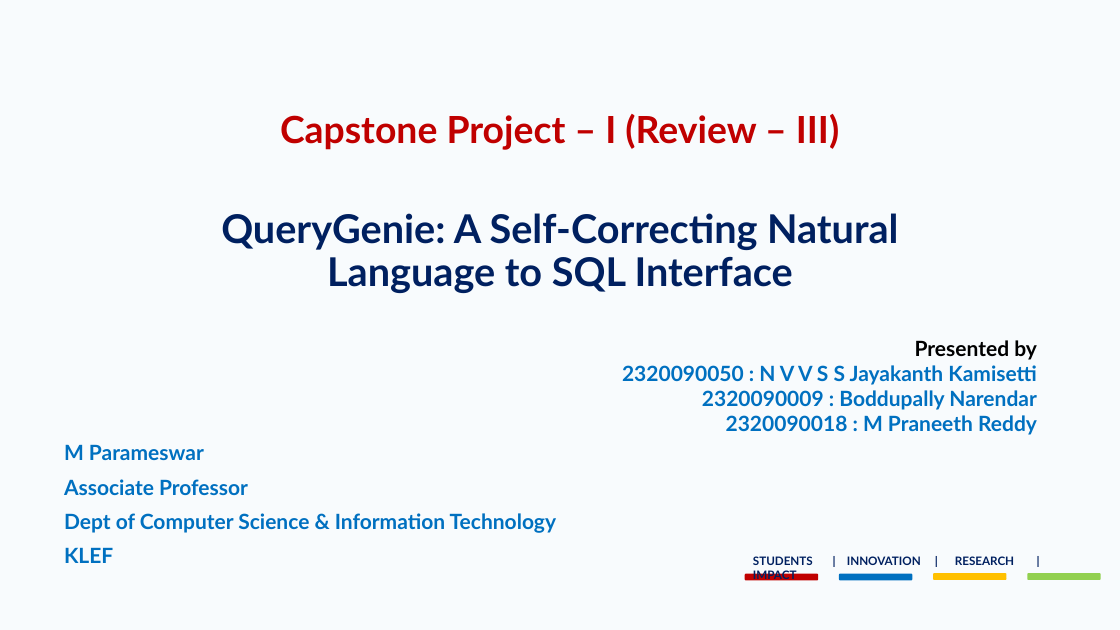
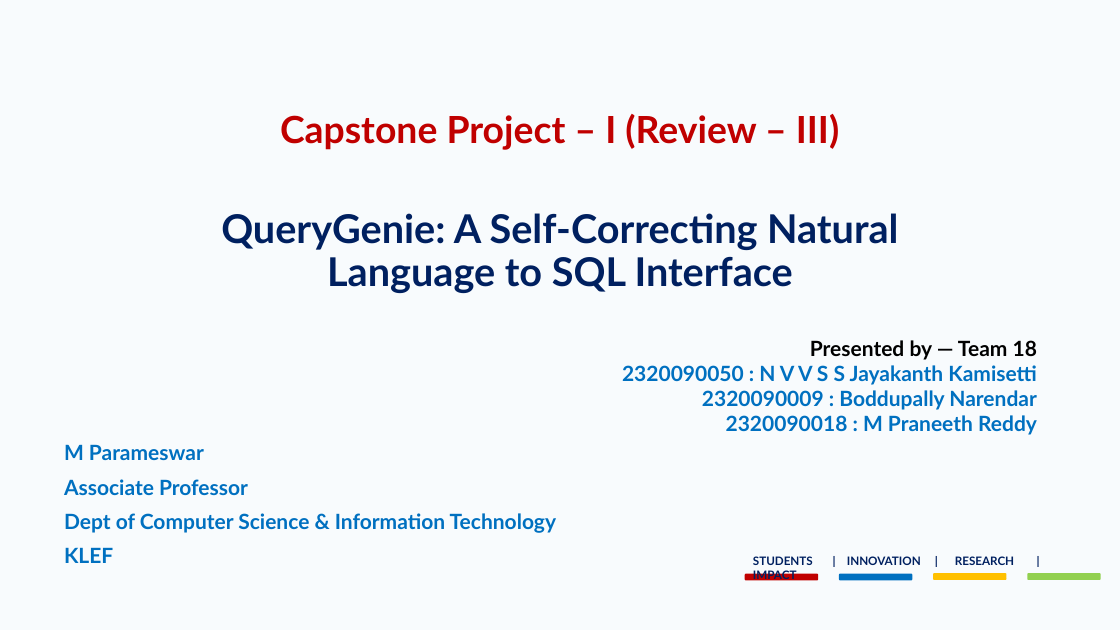
Before and after one commit to jayakanthh/QueryGenie, a slide deck: slide 1 of docs/Review-III/QueryGenie_Review-III.pptx. Drawn at 1120x630 pixels with LibreOffice and Linux fonts; fonts in the diff are those of the drawing; background and template pictures are left out. Boxes give left, top, right and bottom in pixels: in the first picture for what was removed or moved away, otherwise in the second. Text is boxed around its words. In the diff, an @@ line names an element or a change of style, - is before the commit and + after.

```diff
--- a/docs/Review-III/QueryGenie_Review-III.pptx
+++ b/docs/Review-III/QueryGenie_Review-III.pptx
@@ subtitle at (810,340,1037,360): text changed @@
-Presented by
+Presented by — Team 18
```
Also in this commit, not shown: 14 other files.
